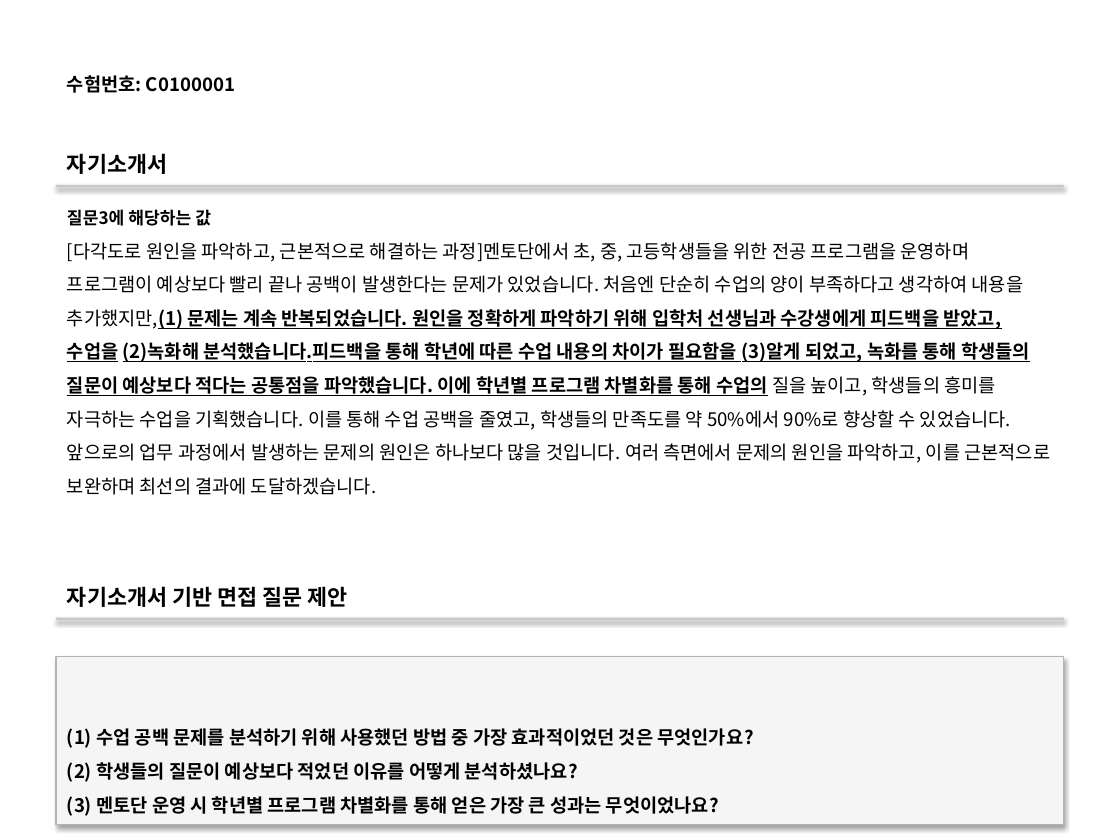
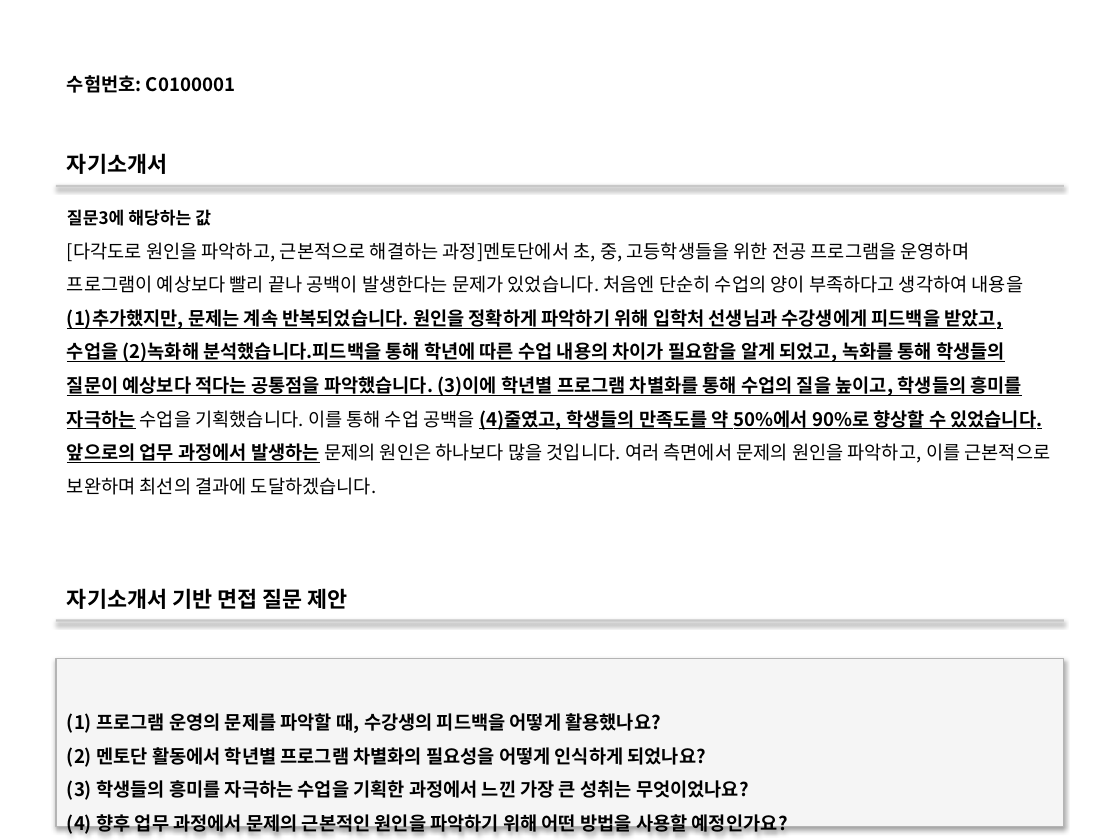
Before and after one commit to DaeGul2/isbr-auto-questionnaire, a slide deck: slide 3 of ppt_auto/test.pptx. Drawn at 1120x840 pixels with LibreOffice and Linux fonts; fonts in the diff are those of the drawing. Boxes give left, top, right and bottom in pixels: in the first picture for what was removed or moved away, otherwise in the second. Text is boxed around its words. In the diff, an @@ line names an element or a change of style, - is before the commit and + after.

```diff
--- a/ppt_auto/test.pptx
+++ b/ppt_auto/test.pptx
@@ text at (67, 242, 1051, 463): text changed; bold on @@
-[다각도로 원인을 파악하고, 근본적으로 해결하는 과정]멘토단에서 초, 중, 고등학생들을 위한 전공 프로그램을 운영하며 프로그램이 예상보다 빨리 끝나 공백이 발생한다는 문제가 있었습니다. 처음엔 단순히 수업의 양이 부족하다고 생각하여 내용을 추가했지만,(1) 문제는 계속 반복되었습니다. 원인을 정확하게 파악하기 위해 입학처 선생님과 수강생에게 피드백을 받았고, 수업을 (2)녹화해 분석했습니다.피드백을 통해 학년에 따른 수업 내용의 차이가 필요함을 (3)알게 되었고, 녹화를 통해 학생들의 질문이 예상보다 적다는 공통점을 파악했습니다. 이에 학년별 프로그램 차별화를 통해 수업의 질을 높이고, 학생들의 흥미를 자극하는 수업을 기획했습니다. 이를 통해 수업 공백을 줄였고, 학생들의 만족도를 약 50%에서 90%로 향상할 수 있었습니다.앞으로의 업무 과정에서 발생하는 문제의 원인은 하나보다 많을 것입니다. 여러 측면에서 문제의 원인을 파악하고, 이를 근본적으로 보완하며 최선의 결과에 도달하겠습니다.
+[다각도로 원인을 파악하고, 근본적으로 해결하는 과정]멘토단에서 초, 중, 고등학생들을 위한 전공 프로그램을 운영하며 프로그램이 예상보다 빨리 끝나 공백이 발생한다는 문제가 있었습니다. 처음엔 단순히 수업의 양이 부족하다고 생각하여 내용을 (1)추가했지만, 문제는 계속 반복되었습니다. 원인을 정확하게 파악하기 위해 입학처 선생님과 수강생에게 피드백을 받았고, 수업을 (2)녹화해 분석했습니다.피드백을 통해 학년에 따른 수업 내용의 차이가 필요함을 알게 되었고, 녹화를 통해 학생들의 질문이 예상보다 적다는 공통점을 파악했습니다. (3)이에 학년별 프로그램 차별화를 통해 수업의 질을 높이고, 학생들의 흥미를 자극하는 수업을 기획했습니다. 이를 통해 수업 공백을 (4)줄였고, 학생들의 만족도를 약 50%에서 90%로 향상할 수 있었습니다.앞으로의 업무 과정에서 발생하는 문제의 원인은 하나보다 많을 것입니다. 여러 측면에서 문제의 원인을 파악하고, 이를 근본적으로 보완하며 최선의 결과에 도달하겠습니다.
@@ text in rectangle at (67, 713, 788, 836): text changed @@
-(1) 수업 공백 문제를 분석하기 위해 사용했던 방법 중 가장 효과적이었던 것은 무엇인가요?
-(2) 학생들의 질문이 예상보다 적었던 이유를 어떻게 분석하셨나요?
-(3) 멘토단 운영 시 학년별 프로그램 차별화를 통해 얻은 가장 큰 성과는 무엇이었나요?
+(1) 프로그램 운영의 문제를 파악할 때, 수강생의 피드백을 어떻게 활용했나요?
+(2) 멘토단 활동에서 학년별 프로그램 차별화의 필요성을 어떻게 인식하게 되었나요?
+(3) 학생들의 흥미를 자극하는 수업을 기획한 과정에서 느낀 가장 큰 성취는 무엇이었나요?
+(4) 향후 업무 과정에서 문제의 근본적인 원인을 파악하기 위해 어떤 방법을 사용할 예정인가요?
```
Also in this commit, not shown: 5 other slides changed, 6 slides added, 12 other files.
